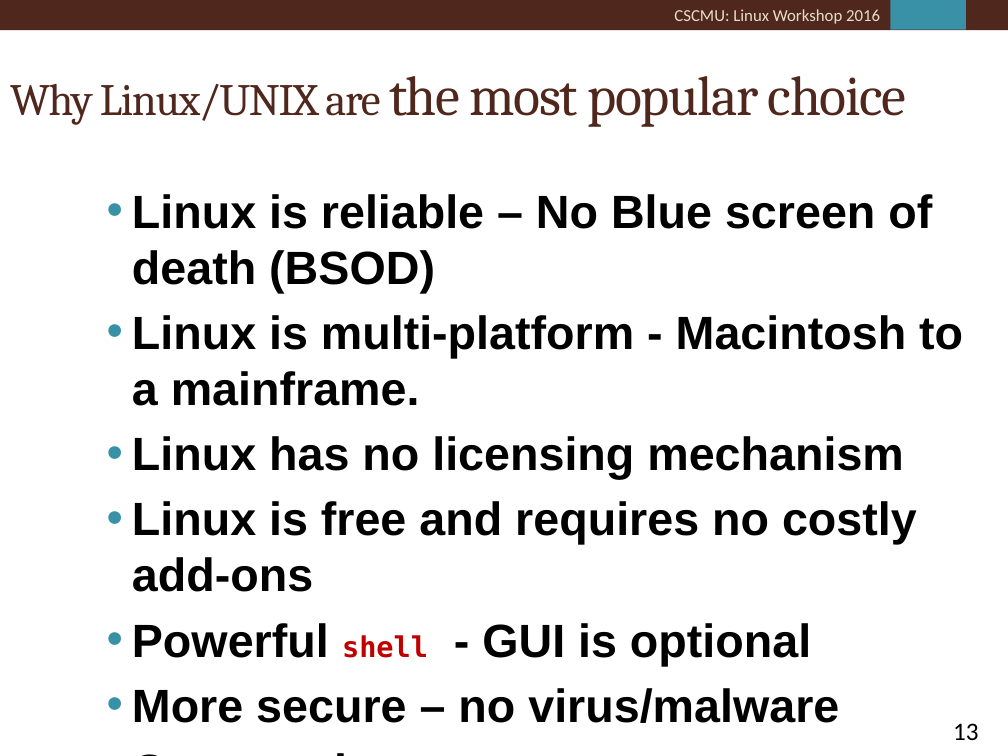
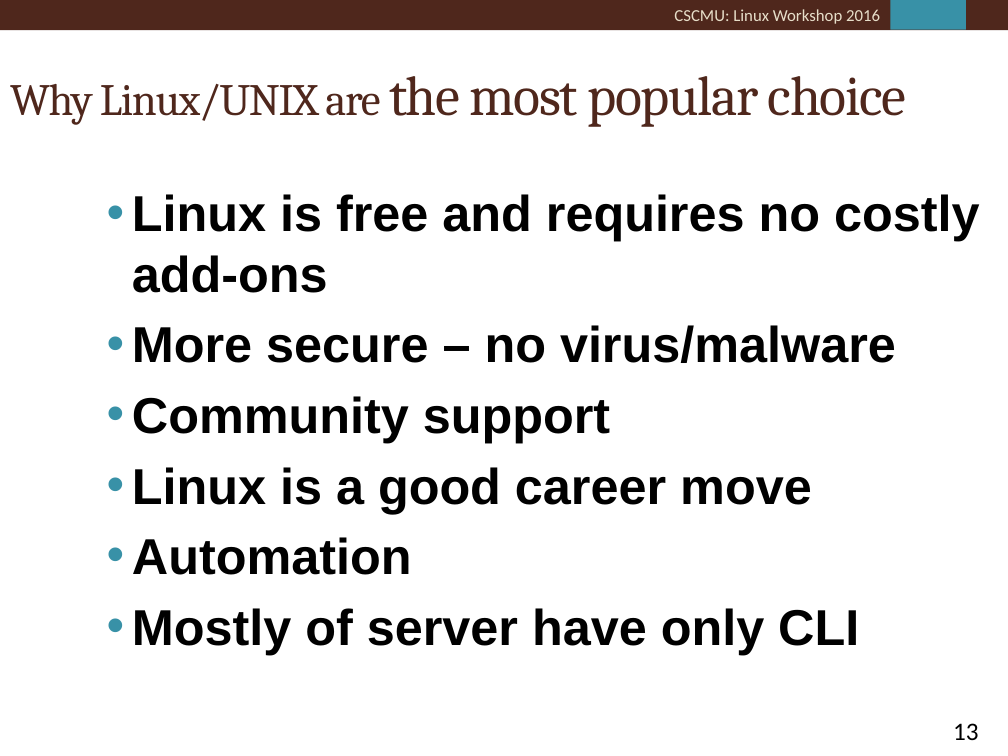
Before and after one commit to AppleBoiy/cmu-gh-bootcamp-2023, a slide deck: slide 13 of docs/linux_ver5.pptx. Drawn at 1008x756 pixels with LibreOffice and Linux fonts; fonts in the diff are those of the drawing. Boxes give left, top, right and bottom in pixels: in the first picture for what was removed or moved away, otherwise in the second. Text is boxed around its words. In the diff, an @@ line names an element or a change of style, - is before the commit and + after.

Commit message:
~ update nix cli

```diff
--- a/docs/linux_ver5.pptx
+++ b/docs/linux_ver5.pptx
@@ text at (x1=132, y1=194, x2=963, y2=479): paragraphs removed @@
-• Linux is reliable – No Blue screen of death (BSOD)
-• Linux is multi-platform - Macintosh to a mainframe.
-• Linux has no licensing mechanism
@@ text at (x1=132, y1=194, x2=980, y2=513): size 33.3 to 36 pt in "Linux is free and requires no costly ...", "More secure – no virus/malware", "Community support", "Linux is a good career move" @@
@@ text at (x1=132, y1=537, x2=859, y2=655): paragraphs added @@
+• Automation
+• Mostly of server have only CLI
@@ text at (x1=132, y1=623, x2=811, y2=666): paragraph removed @@
-• Powerful shell - GUI is optional
```
Also in this commit, not shown: 60 other slides changed, 1 slide added.
